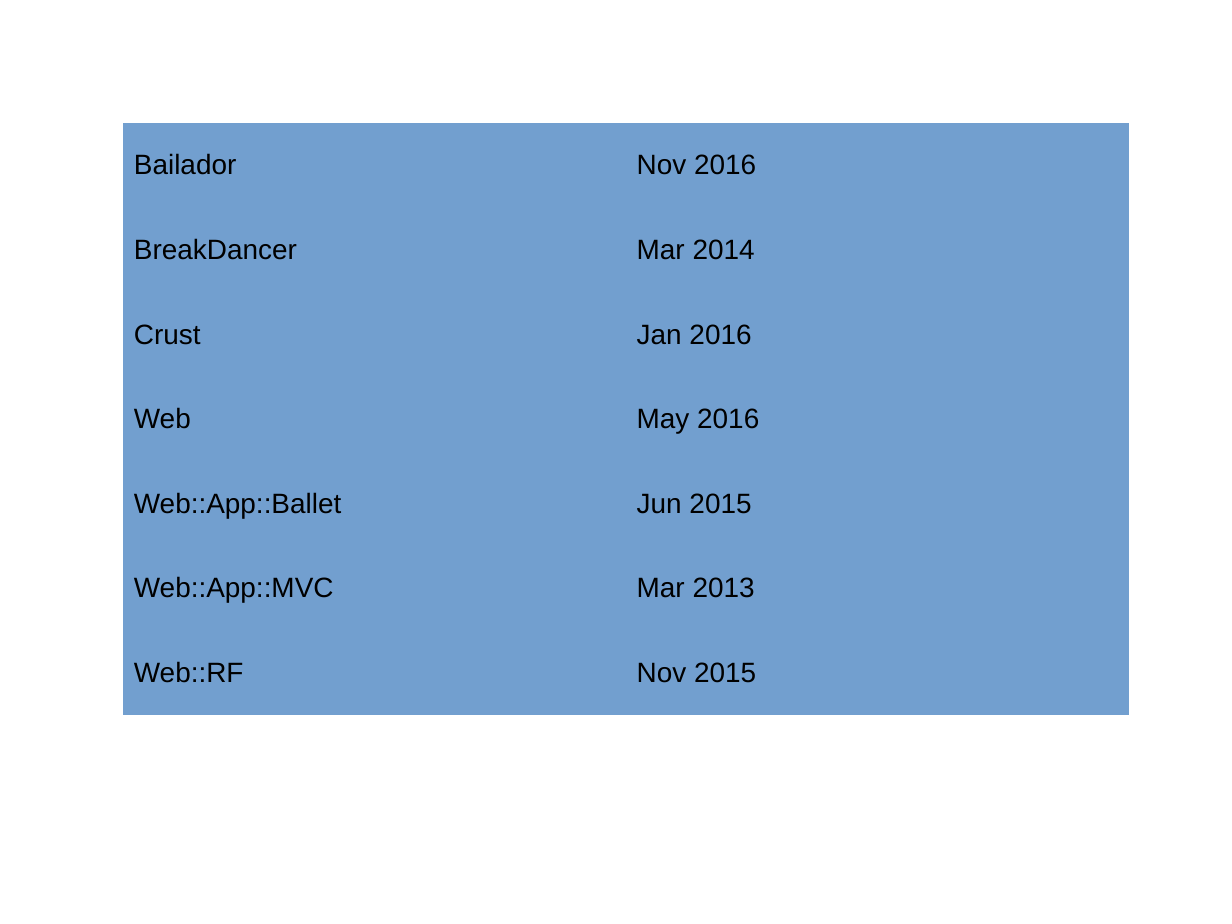
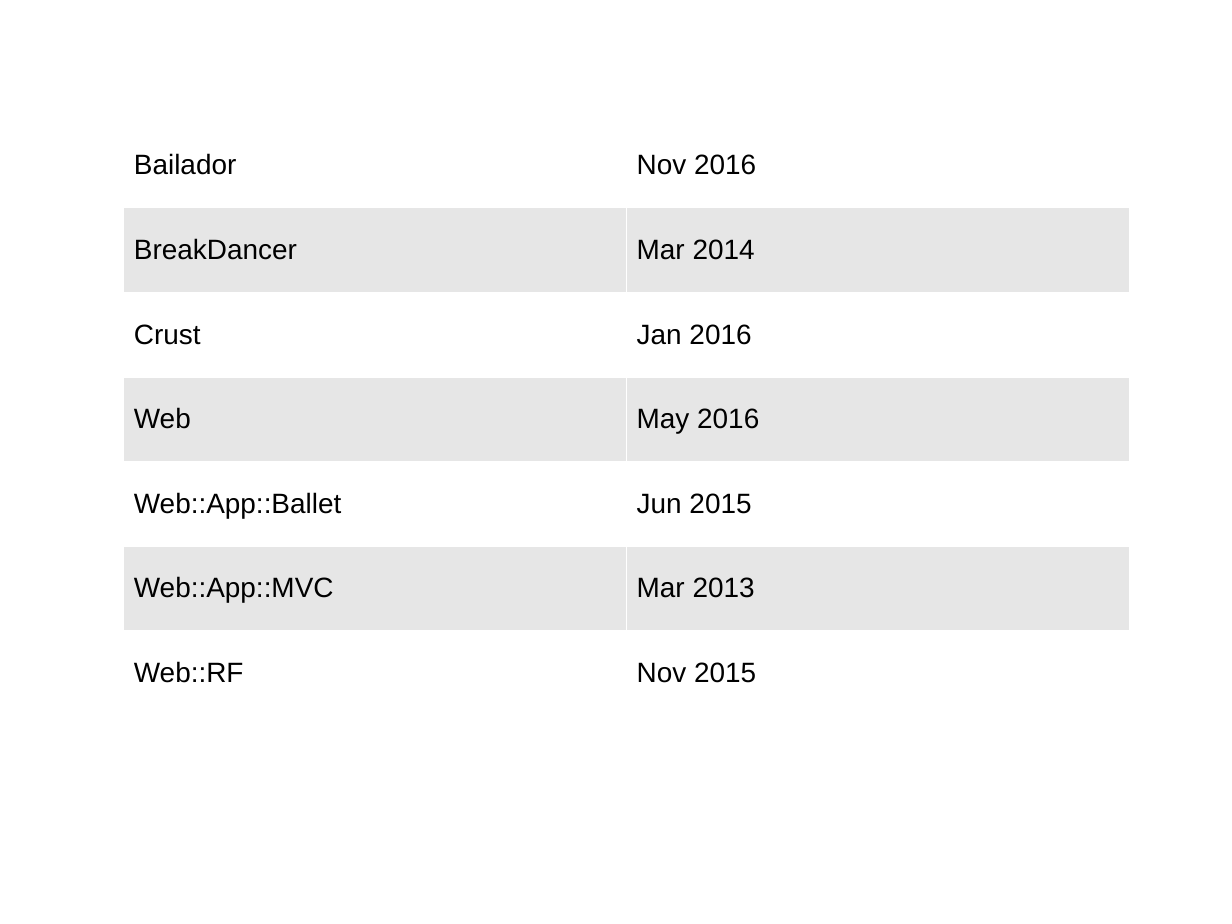
Before and after one commit to niner/talks, a slide deck: slide 5 of Web development and Perl 6/Web development and Perl 6.odp. Drawn at 1232x924 pixels with LibreOffice and Linux fonts; fonts in the diff are those of the drawing. Boxes give left, top, right and bottom in pixels: in the first picture for what was removed or moved away, otherwise in the second. Text is boxed around its words. In the diff, an @@ line names an element or a change of style, - is before the commit and + after.

```diff
--- a/Web development and Perl 6/Web development and Perl 6.odp
+++ b/Web development and Perl 6/Web development and Perl 6.odp
@@ table at [123, 123, 1129, 715] @@
@@ fill #729FCF to #FFFFFF in 8 cells @@
@@ fill #729FCF to #E6E6E6 in 6 cells @@
@@ borders changed @@
```
Also in this commit, not shown: 1 other slide changed, 6 slides added, 4 other files.
